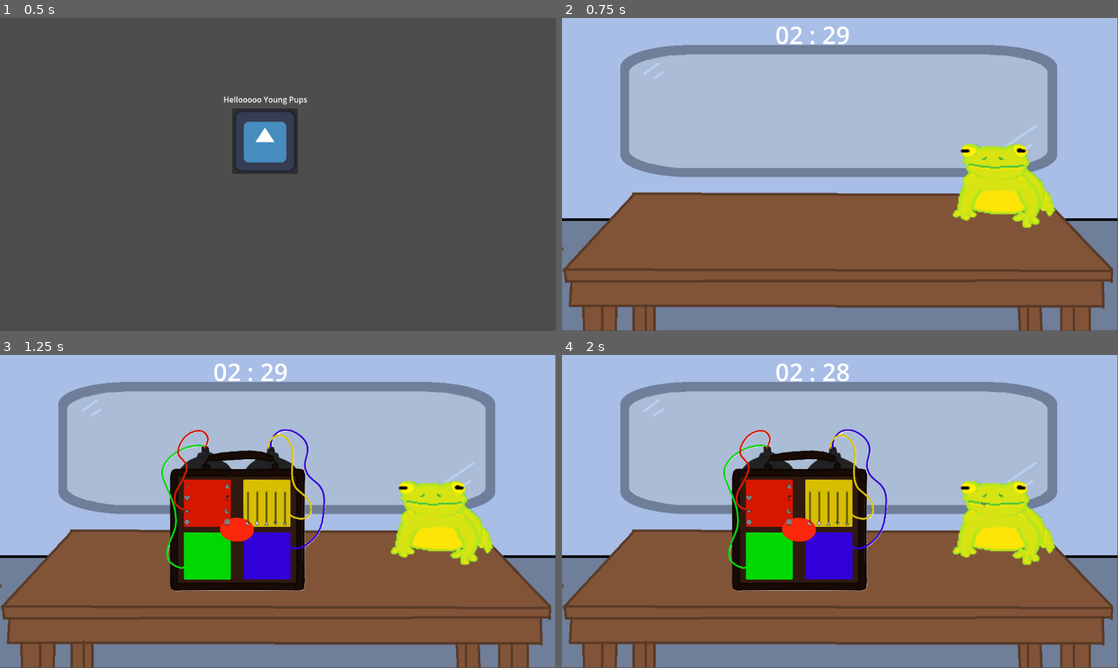
Above: before the commit, frames 1-4 (two rows, left to right).
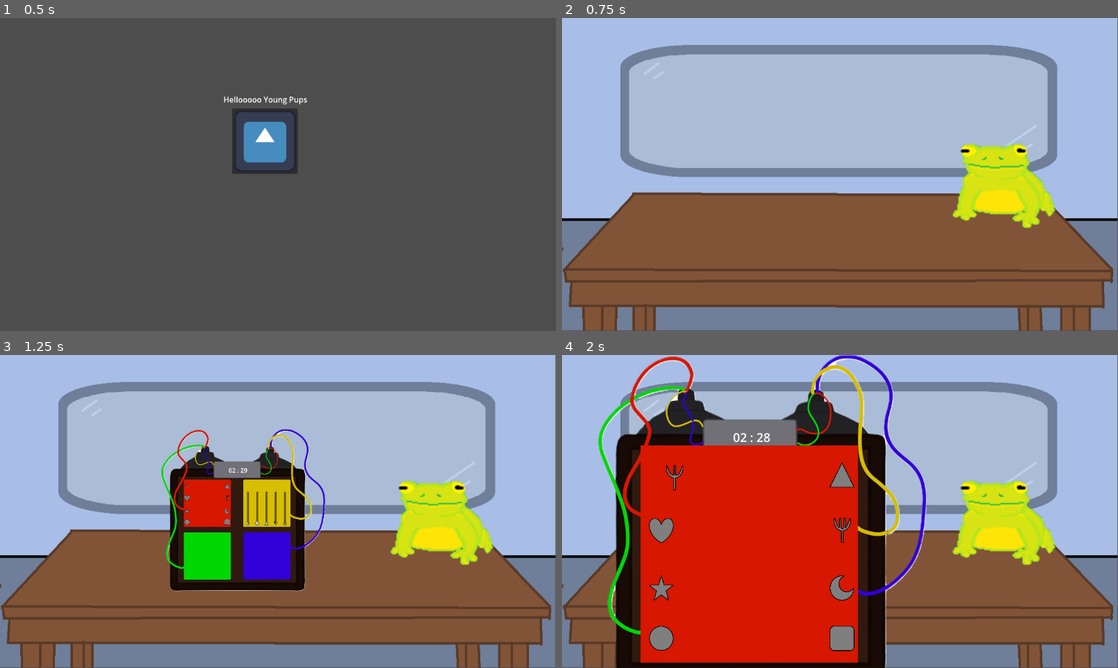
Above: after the commit, the same moments.

Repository: DepressoExpressoBoi/Godot-Wild-Jam-Signal
Game: Godot game, scene res://scenes/game_controller.tscn
Same seed, same stepped clock (60 frames per second), same inputs: the game is played once before the commit and once after it. The engine's default icon, where the game draws it, is replaced by a stand-in: a white triangle on a blue panel in a dark square.
Inputs (mouse positions are in pixels of both pictures, inside the frame that each line leads up to):
- Up to frame 1 (0.5 s): no input
- Up to frame 2 (0.75 s): click (828, 140) at 0.5 s
- Up to frame 3 (1.25 s): no input
- Up to frame 4 (2 s): click (751, 486) at 1.25 s

Frame 1 is identical in both runs. In frame 2, 0.3% of the frame differs, in the area x 38-52%, y 2-9%; in frame 3, 1.6%; in frame 4, 40%, in the area x 6-77%, y 0-100%.

Commit message:
Fixed bomb related issues, you can left click puzzle now, breaks a little with wire match puzzle

Diff:
--- a/scenes/bomb.gd
+++ b/scenes/bomb.gd
@@ -90,7 +90,7 @@
 	return tween
 
 func _on_puzzle_wire_match_gui_input(event: InputEvent) -> void:
-	if event is InputEventMouseButton and event.button_index == MOUSE_BUTTON_RIGHT and event.pressed:
+	if event is InputEventMouseButton and event.button_index == MOUSE_BUTTON_LEFT and event.pressed:
 		var bomb_tween
 
 		if puzzle_grown:
--- a/scenes/bomb.tscn
+++ b/scenes/bomb.tscn
@@ -1,6 +1,6 @@
 [gd_scene format=3 uid="uid://cecyb2swr8ihe"]
 
-[ext_resource type="Texture2D" uid="uid://cx7xt3ttodkjl" path="res://assets/la_bomba_real.png" id="1_nxi8k"]
+[ext_resource type="Texture2D" uid="uid://chhj4fib5rmmr" path="res://assets/bombita_clear_and_real.png" id="2_1hf1o"]
 [ext_resource type="PackedScene" uid="uid://bkyl2ft0vr0v6" path="res://scenes/puzzle_scenes/wire_match.tscn" id="2_84slv"]
 [ext_resource type="PackedScene" uid="uid://c8llpsare1wuv" path="res://scenes/puzzle_scenes/power_sliders.tscn" id="2_j15uc"]
 [ext_resource type="Script" uid="uid://ba70aqyd6uj38" path="res://scenes/bomb.gd" id="2_nxi8k"]
@@ -17,7 +17,7 @@
 shape = SubResource("RectangleShape2D_84slv")
 
 [node name="Sprite2D" type="Sprite2D" parent="." unique_id=201329618]
-texture = ExtResource("1_nxi8k")
+texture = ExtResource("2_1hf1o")
 
 [node name="PUZZLE-WireMatch" parent="." unique_id=1920518845 instance=ExtResource("2_84slv")]
 offset_left = -888.0
--- a/scenes/bomb_and_frog.tscn
+++ b/scenes/bomb_and_frog.tscn
@@ -22,14 +22,14 @@
 scale = Vector2(2.328125, 2.1640625)
 
 [node name="Bomb" parent="." unique_id=258079969 instance=ExtResource("1_1vjqw")]
-visible = false
 position = Vector2(897, 328)
 scale = Vector2(0.065, 0.065)
 
-[node name="timerLabel" type="Label" parent="." unique_id=1744390657]
-offset_left = 442.0
-offset_right = 596.0
-offset_bottom = 69.0
+[node name="timerLabel" type="Label" parent="Bomb" unique_id=1744390657]
+offset_left = -76.92285
+offset_top = -507.69223
+offset_right = 77.07715
+offset_bottom = -438.69223
 theme_override_font_sizes/font_size = 50
 text = "00 : 00"
 vertical_alignment = 1
--- a/scripts/bomb_and_frog.gd
+++ b/scripts/bomb_and_frog.gd
@@ -4,7 +4,7 @@
 @onready var Jimmy = $Jimmy
 
 # adding timer funcionality, t.c.
-@onready var label = $timerLabel
+@onready var label = $Bomb/timerLabel
 @onready var timer = $Timer
 
 @onready var audio_player = $AudioStreamPlayer2D
@@ -60,6 +60,13 @@
 func _process(delta):
 	if not game_done:
 		all_puzzles_solved()
+
+	for puzzle in puzzles:
+		if puzzle.puzzle_type == 'WireMatch':
+			puzzle.ShapeButtonLeft1DefaultPos = puzzle.get_node('ShapeButtonLeft1Default').global_position
+			puzzle.ShapeButtonLeft2DefaultPos = puzzle.get_node('ShapeButtonLeft2Default').global_position
+			puzzle.ShapeButtonLeft3DefaultPos = puzzle.get_node('ShapeButtonLeft3Default').global_position
+			puzzle.ShapeButtonLeft4DefaultPos = puzzle.get_node('ShapeButtonLeft4Default').global_position
 	label.text = "%02d : %02d" % time_left_to_live()
 
 func choose_puzzle_clue(random_puzzle_color) -> String:
@@ -198,7 +205,7 @@
 		jimmy_eat_bomb()
 
 func _on_bomb_input_event(viewport: Node, event: InputEvent, shape_idx: int) -> void:
-	if event is InputEventMouseButton and event.button_index == MOUSE_BUTTON_RIGHT and event.pressed:
+	if event is InputEventMouseButton and event.button_index == MOUSE_BUTTON_LEFT and event.pressed:
 		var bomb_tween
 
 		Bomb.bomb_tweening = true
Binary file added: assets/bombita.jpg
Not shown, added: assets/bombita.jpg.import
Binary file added: assets/bombita_clear_and_real.png
Not shown, added: assets/bombita_clear_and_real.png.import
